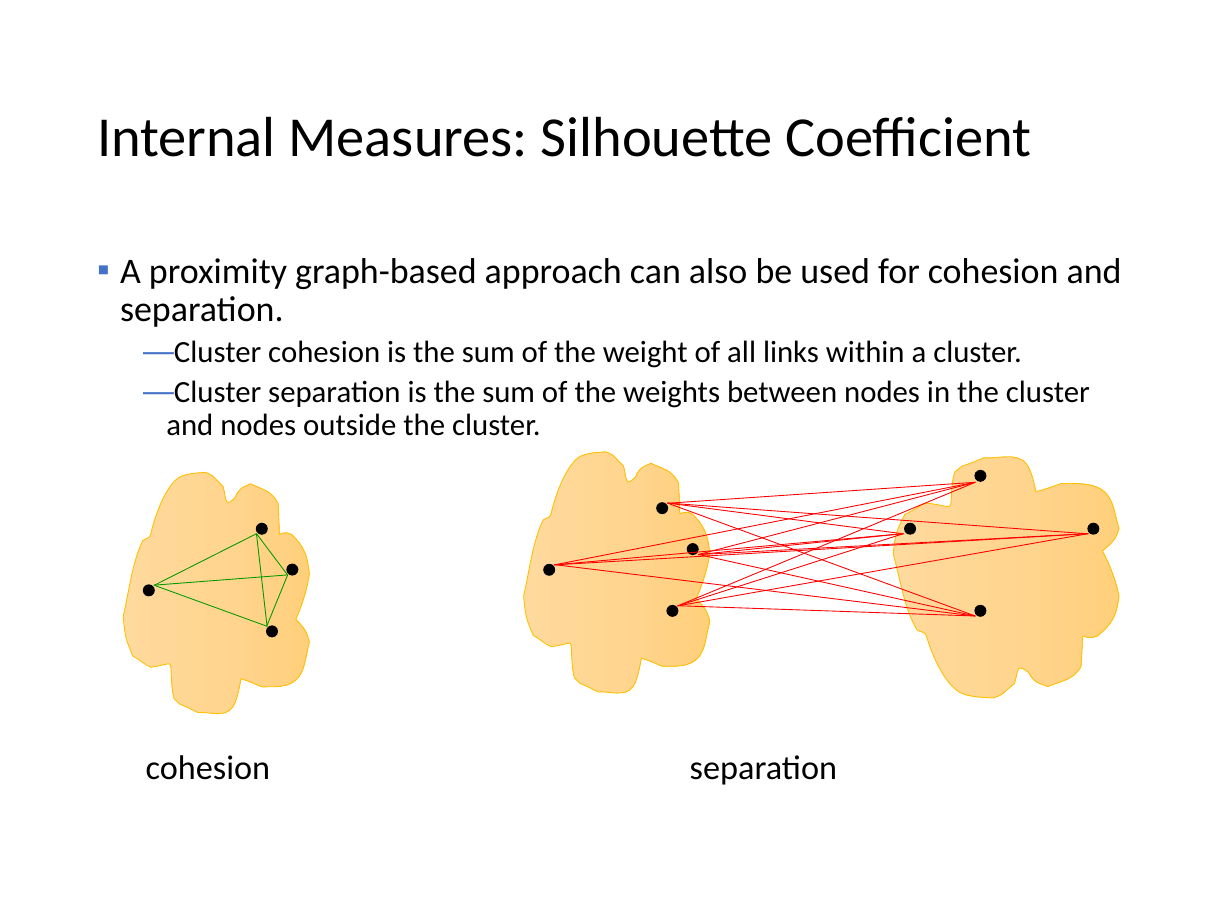
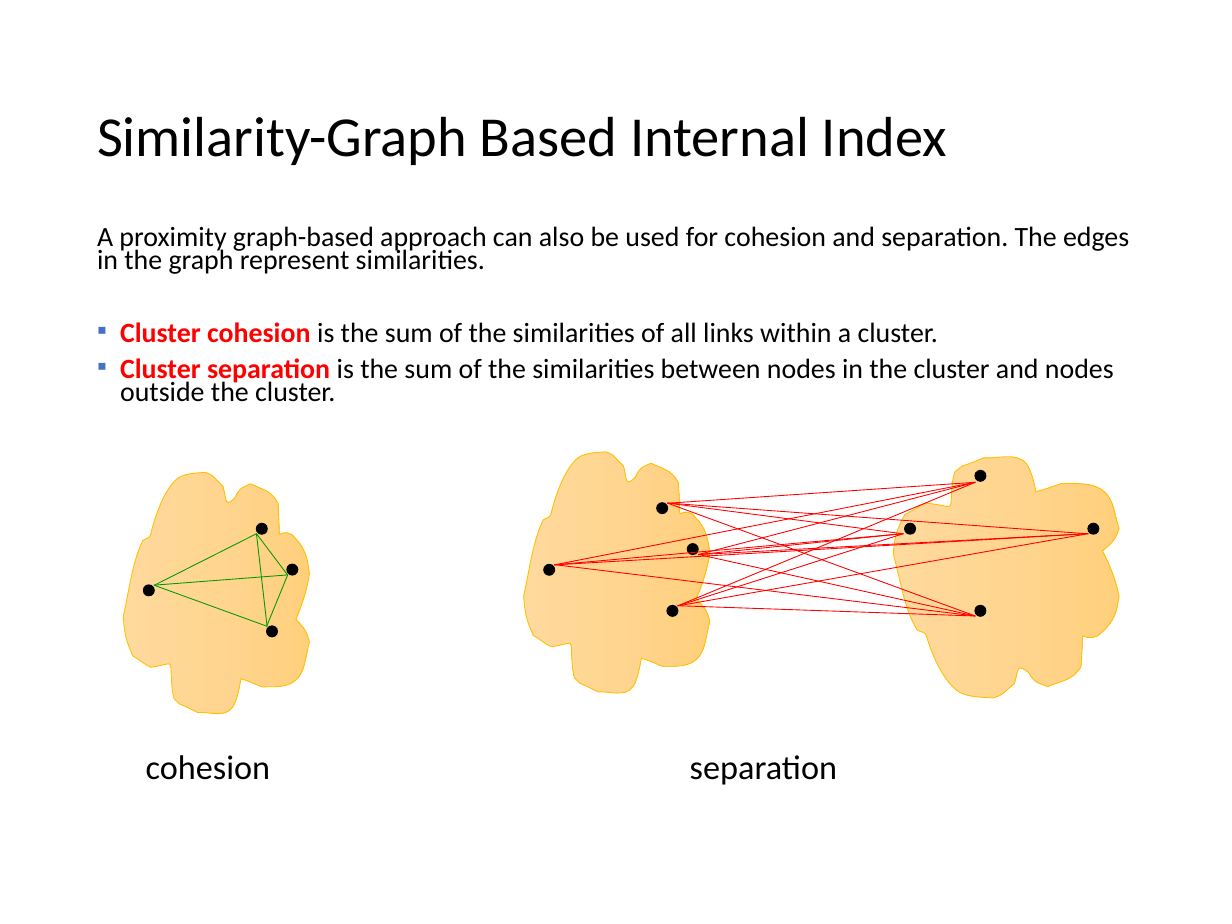
Before and after one commit to mhahsler/Introduction_to_Data_Mining_R_Examples, a slide deck: slide 83 of slides/chap7_basic_cluster_analysis.pptx (slide 84 before the commit). Drawn at 1232x924 pixels with LibreOffice and Linux fonts; fonts in the diff are those of the drawing. Boxes give left, top, right and bottom in pixels: in the first picture for what was removed or moved away, otherwise in the second. Text is boxed around its words. In the diff, an @@ line names an element or a change of style, - is before the commit and + after.

Commit message:
added examples for cluster evaluation.

```diff
--- a/slides/chap7_basic_cluster_analysis.pptx
+++ b/slides/chap7_basic_cluster_analysis.pptx
@@ title at <box>97,116,947,165</box>: text changed @@
-Internal Measures: Silhouette Coefficient
+Similarity-Graph Based Internal Index
@@ text at <box>97,226,1129,402</box>: text changed; size 18 to 16.3 pt @@
-▪ A proximity graph-based approach can also be used for cohesion and separation.
-  — Cluster cohesion is the sum of the weight of all links within a cluster.
-  — Cluster separation is the sum of the weights between nodes in the cluster and nodes outside the cluster.
+A proximity graph-based approach can also be used for cohesion and separation. The edges in the graph represent similarities.
+▪ Cluster cohesion is the sum of the similarities of all links within a cluster.
+▪ Cluster separation is the sum of the similarities between nodes in the cluster and nodes outside the cluster.
```
Also in this commit, not shown: 27 other slides changed, 6 slides added, 1 slide removed, 1 other file.
